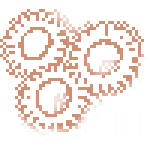
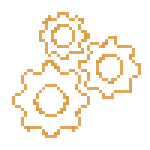
Revision of a layered 150px x 150px image; what changed, layer by layer:
removed layer "Gears" over [0, 9, 147, 141]
added layer "Gears 3" above "Gears 2" over [39, 12, 90, 60]
added layer "Gears 2" above "Gears 1" over [78, 36, 141, 99]
added layer "Gears 1" above "BG" over [12, 60, 90, 138]
